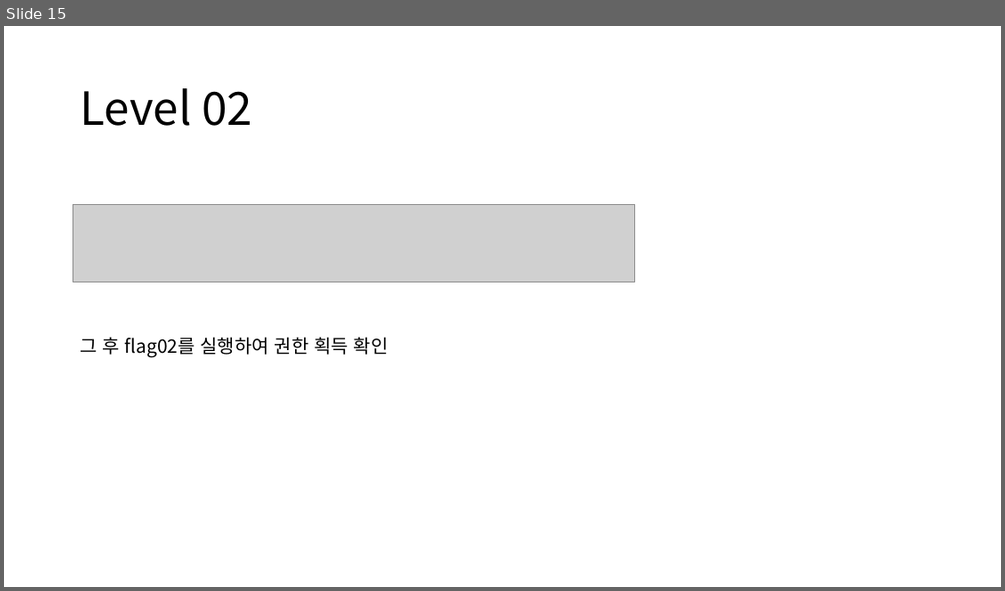
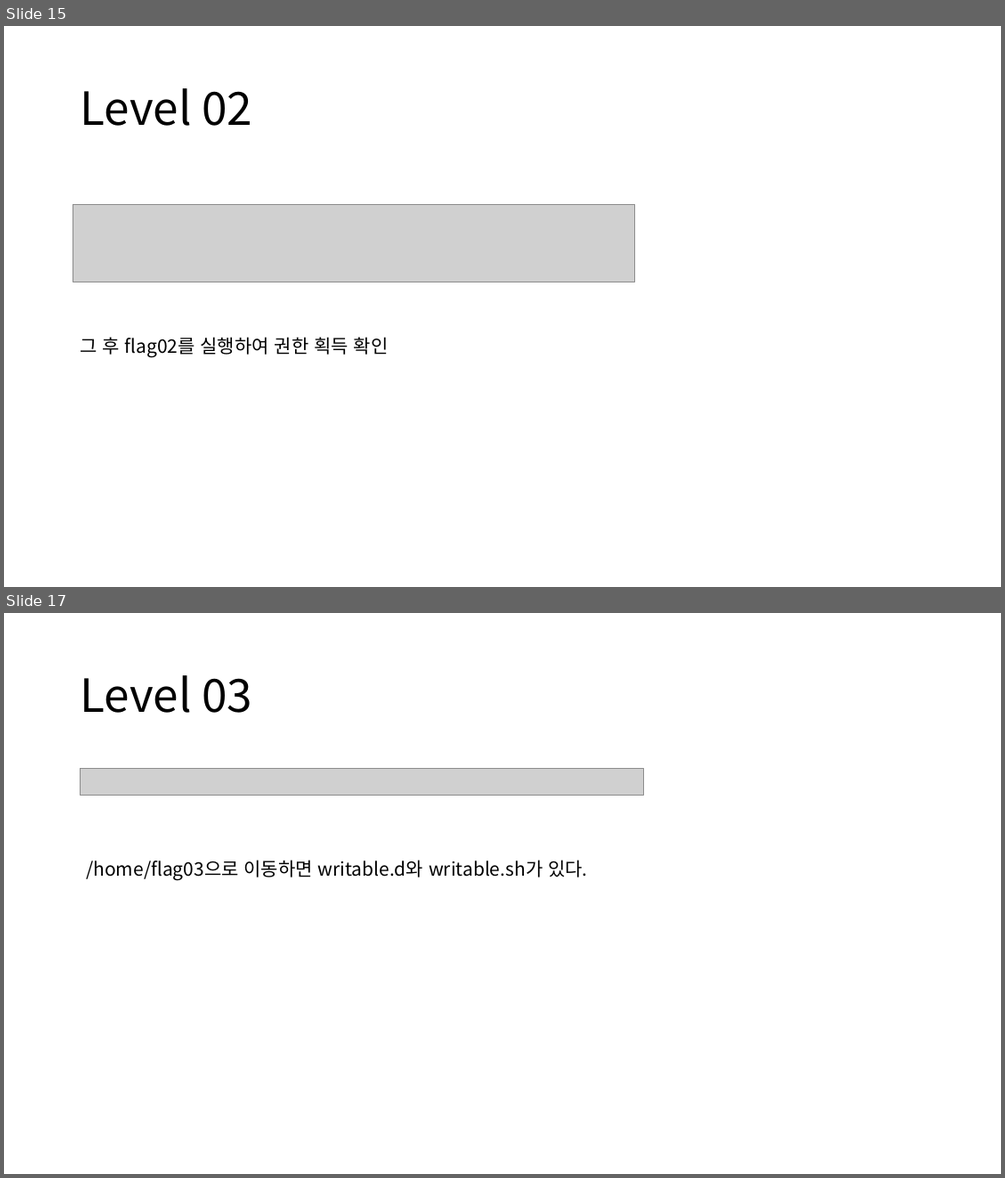
Before and after one commit to WinterMute1000/MyArchive, a slide deck: Nebula/Nebula Level00~Level03.pptx. Shown one above the other, each under a label of ours: slide 15 before the commit, slides 15 and 17 after it; the slides between them are not shown. The pictures are 1005x591 and 1005x1178 pixels, drawn with LibreOffice and Linux fonts; fonts in the diff are those of the drawing; grey boxes stand for pictures. Boxes give left, top, right and bottom in pixels: in the first picture for what was removed or moved away, otherwise in the second. Text is boxed around its words. In the diff, an @@ line names an element or a change of style, - is before the commit and + after.

```diff
--- a/Nebula/Nebula Level00~Level03.pptx
+++ b/Nebula/Nebula Level00~Level03.pptx
@@ slide 17 added at <box>4,613,1001,1174</box>, background #FFFFFF @@
@@ title added at <box>80,675,252,713</box>, 44 pt, text #000000 @@
+Level 03
@@ picture added at <box>81,769,643,795</box> @@
@@ text added at <box>86,860,587,881</box>, 18 pt, text #000000 @@
+/home/flag03으로 이동하면 writable.d와 writable.sh가 있다.
```
Also in this commit, not shown: 6 other slides added, 1 slide removed.
